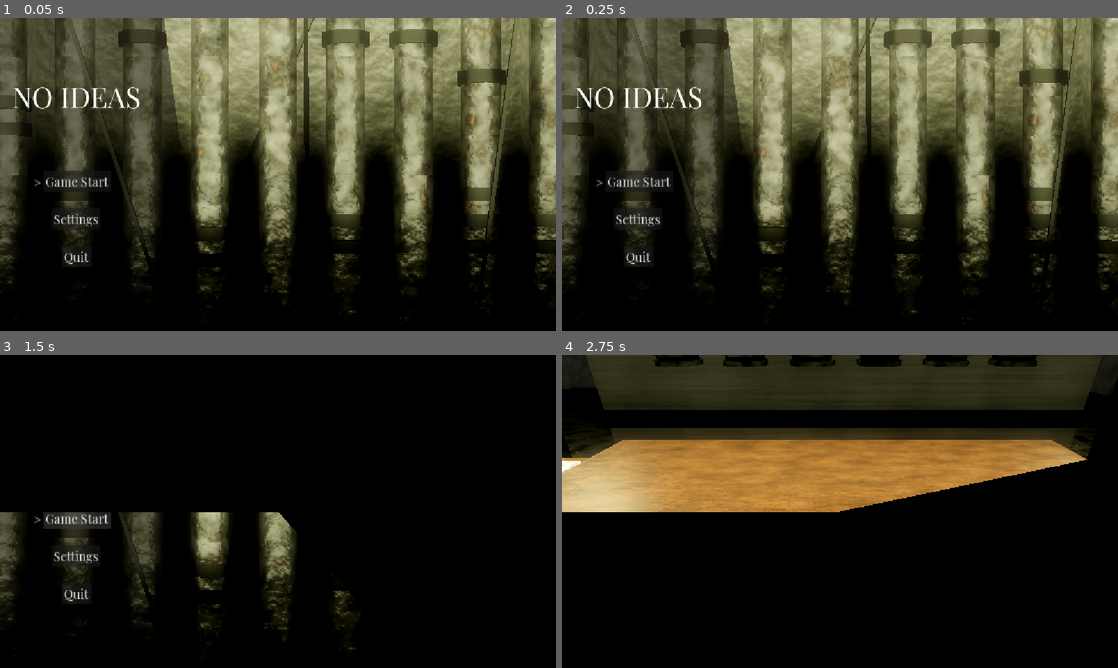
Above: before the commit, frames 1-4 (two rows, left to right).
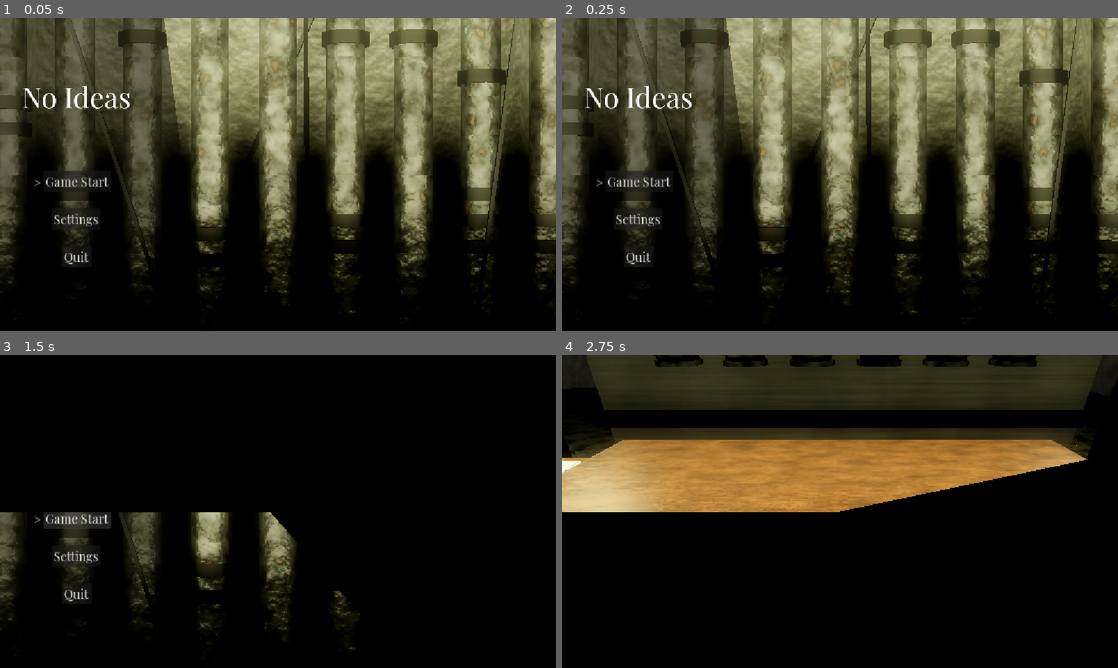
Above: after the commit, the same moments.

Repository: PortalGolem/BrackeysGameJam20262
Game: Godot game, scene res://Scenes/Menus/MainMenuREAL.tscn
Two runs of this game, one before a commit and one after it. Both use one fixed random seed, a clock stepped at 60 frames per second and the inputs below.
Inputs (mouse positions are in pixels of both pictures, inside the frame that each line leads up to):
- Up to frame 1 (0.05 s): no input
- Up to frame 2 (0.25 s): no input
- Up to frame 3 (1.5 s): click "Game Start" at 0.5 s; click "Game Start" at 1.25 s
- Up to frame 4 (2.75 s): move the mouse to (962, 495) at 2.02 s; hold Right (ui_right) from 2.03 s (still down); click (962, 495) at 2.1 s

The runs differ from the first frame. In frame 1, 0.7% of the frame differs, in the area x 2-26%, y 21-30%; in frame 2, 0.7%; in frame 3, 0.1%; in frame 4, nothing differs.

Commit message:
sdaasdasdasd

Diff:
--- a/Assets/Scenes/Main_Menu_Background.tscn
+++ b/Assets/Scenes/Main_Menu_Background.tscn
@@ -13,9 +13,7 @@
 [ext_resource type="Texture2D" uid="uid://y2jnthl675fm" path="res://Assets/Models/Main Menu/Wall/Wall_Roughness.png" id="11_hx8xt"]
 [ext_resource type="PackedScene" uid="uid://dq8ku6vex34x8" path="res://Assets/Scenes/Tubes_Combined_Animation.tscn" id="12_ig31h"]
 [ext_resource type="PackedScene" uid="uid://dibdw1mogwt31" path="res://Assets/Scenes/camera_shake.tscn" id="13_hrdrn"]
-[ext_resource type="AudioStream" uid="uid://jef0chp2glj8" path="res://Sounds/SFX for pipes/MainMenu_Ambiance.mp3" id="15_2dgve"]
 [ext_resource type="PackedScene" uid="uid://b885bhjdc1a5n" path="res://Assets/Scenes/flying_note.tscn" id="16_bmubs"]
-[ext_resource type="AudioStream" uid="uid://babfj3lyruw2v" path="res://Sounds/SFX for pipes/TubeSwoosh_Sync.mp3" id="16_gbhl0"]
 
 [sub_resource type="StandardMaterial3D" id="StandardMaterial3D_8mvdg"]
 albedo_texture = ExtResource("2_funp0")
@@ -53,13 +51,13 @@
 
 [node name="Main_Menu" unique_id=1287745718 instance=ExtResource("1_bmubs")]
 
-[node name="Electrical Bullshit" parent="." index="0" unique_id=555130579]
+[node name="Electrical Bullshit" parent="." index="0" unique_id=350968111]
 surface_material_override/0 = SubResource("StandardMaterial3D_8mvdg")
 
-[node name="Pipes 1-9" parent="." index="1" unique_id=74061467]
+[node name="Pipes 1-9" parent="." index="1" unique_id=480703955]
 surface_material_override/0 = SubResource("StandardMaterial3D_dc0su")
 
-[node name="Wall" parent="." index="2" unique_id=1140046117]
+[node name="Wall" parent="." index="2" unique_id=1876214087]
 surface_material_override/0 = SubResource("StandardMaterial3D_o34id")
 
 [node name="Tubes" parent="." index="3" unique_id=1509204707 instance=ExtResource("12_ig31h")]
@@ -87,18 +85,5 @@
 area_attenuation = 1.1
 area_size = Vector2(37.135, 37.135)
 
-[node name="AudioStreamPlayer" type="AudioStreamPlayer" parent="." index="8" unique_id=896377847]
-stream = ExtResource("15_2dgve")
-volume_db = -5.012
-autoplay = true
-max_polyphony = 4
-parameters/looping = true
-
-[node name="AudioStreamPlayer2" type="AudioStreamPlayer" parent="." index="9" unique_id=1653483825]
-stream = ExtResource("16_gbhl0")
-volume_db = -10.085
-autoplay = true
-parameters/looping = true
-
-[node name="FlyingNote" parent="." index="10" unique_id=305087920 instance=ExtResource("16_bmubs")]
+[node name="FlyingNote" parent="." index="8" unique_id=305087920 instance=ExtResource("16_bmubs")]
 transform = Transform3D(1, 0, 0, 0, 1, 0, 0, 0, 1, 3.6564016, 5.678887, 2.257454)
--- a/Scenes/Menus/MainMenu.tscn
+++ b/Scenes/Menus/MainMenu.tscn
@@ -57,7 +57,6 @@
 offset_bottom = 3.0429077
 offset_transform_enabled = true
 color = Color(0, 0, 0, 0.43137255)
-metadata/_edit_group_ = true
 
 [node name="TITLE" type="CenterContainer" parent="MainMenu" unique_id=336479199]
 layout_mode = 0
@@ -69,7 +68,7 @@
 [node name="Label" type="Label" parent="MainMenu/TITLE" unique_id=1358226956]
 layout_mode = 2
 theme_override_font_sizes/font_size = 90
-text = "NO IDEAS"
+text = "No Ideas"
 
 [node name="Selection1" type="Label" parent="MainMenu" unique_id=1484498285]
 layout_mode = 0
@@ -140,10 +139,10 @@
 anchor_top = 0.5
 anchor_right = 0.5
 anchor_bottom = 0.5
-offset_left = -576.0
-offset_top = -324.0
-offset_right = 576.0
-offset_bottom = 324.0
+offset_left = -592.9995
+offset_top = -323.99976
+offset_right = 559.0005
+offset_bottom = 324.00024
 grow_horizontal = 2
 grow_vertical = 2
 scale = Vector2(10, 10)
--- a/scripts/UI/MainMenuButtons.gd
+++ b/scripts/UI/MainMenuButtons.gd
@@ -3,7 +3,7 @@
 var selection = 1
 var selection_past = 1
 var font = global.Main_Font
-var music = "res://Sounds/Meow/snd_Meow8.mp3"
+var music = "res://Sounds/Music/MainMenu_Ambiance.mp3"
 var game_music = "res://Sounds/Music/spheretypebeat.mp3"
 var move_sfx = [preload("res://Sounds/Menu/Move/snd_menu_moveA.mp3"), preload("res://Sounds/Menu/Move/snd_menu_moveC1.mp3"),
 preload("res://Sounds/Menu/Move/snd_menu_moveC.mp3"),preload("res://Sounds/Menu/Move/snd_menu_moveD.mp3"),
